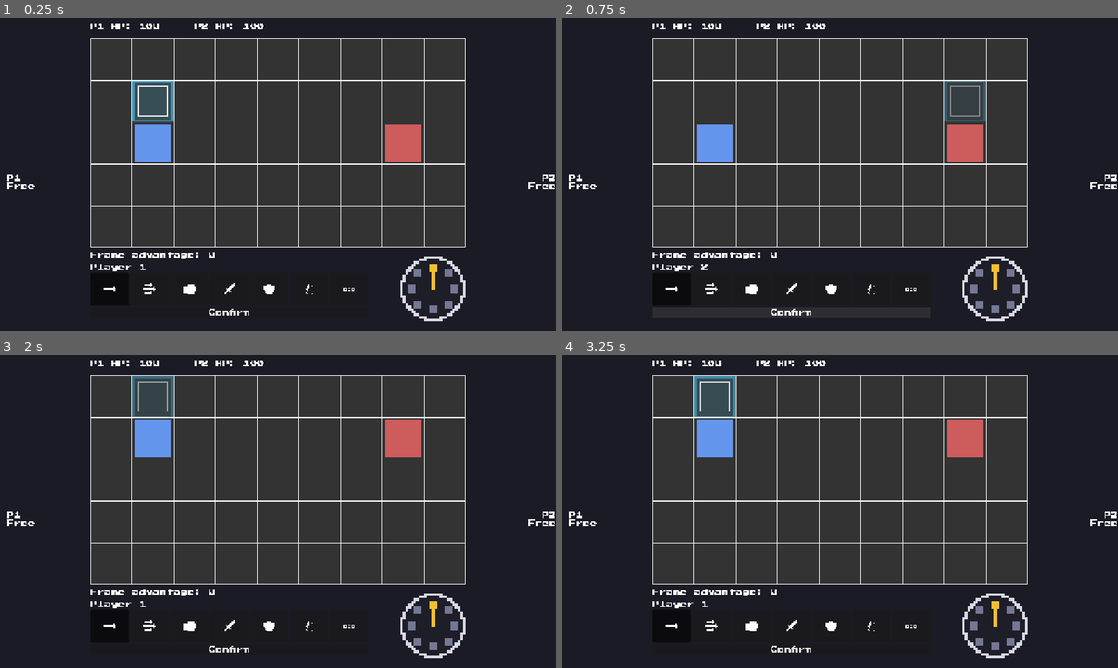
Above: before the commit, frames 1-4 (two rows, left to right).
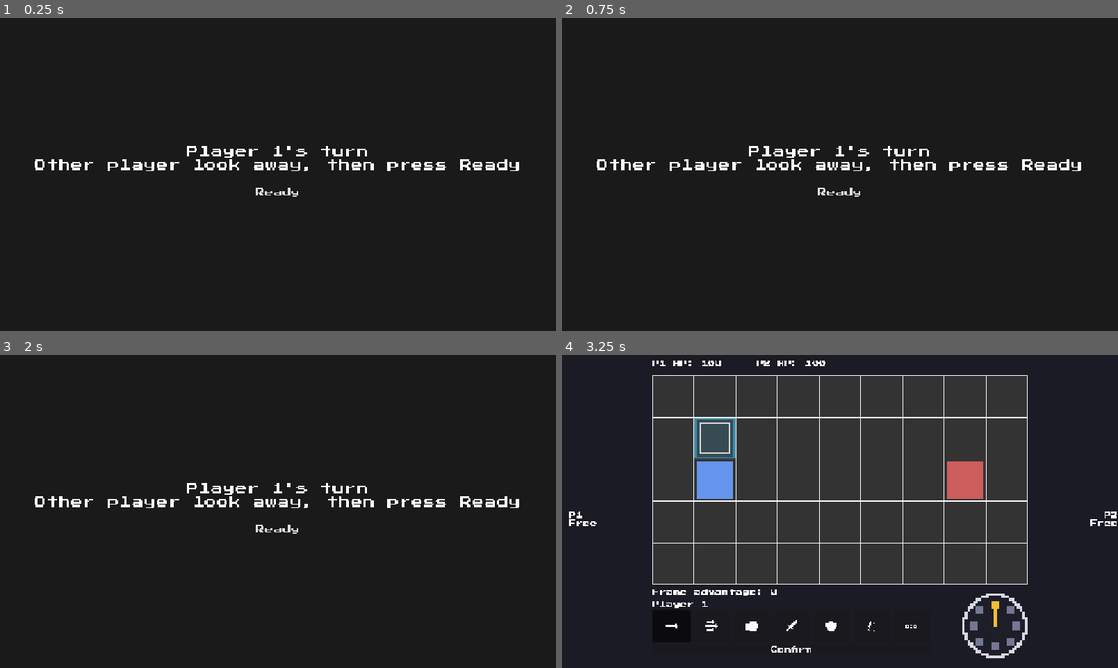
Above: after the commit, the same moments.

Repository: chunaa44/StrategyFighter
Game: Godot game, scene res://scenes/main.tscn
Two runs of this game, one before a commit and one after it. Both use one fixed random seed, a clock stepped at 60 frames per second and the inputs below.
Inputs (mouse positions are in pixels of both pictures, inside the frame that each line leads up to):
- Up to frame 1 (0.25 s): no input
- Up to frame 2 (0.75 s): click "Confirm" at 0.5 s
- Up to frame 3 (2 s): click "Confirm" at 1.25 s
- Up to frame 4 (3.25 s): click (840, 530) at 2 s, where only the run after the commit has a clickable "Ready"; click (673, 627) at 2.75 s

The runs differ from the first frame. In frame 1, 47% of the frame differs, in the area x 1-100%, y 1-97%; in frame 2, 47%; in frame 3, 47%; in frame 4, 4.3%.

Commit message:
Add ready screen between player picks.

Diff:
--- a/scenes/main.tscn
+++ b/scenes/main.tscn
@@ -113,6 +113,39 @@
 offset_bottom = 588.0
 script = ExtResource("12_0ld40")
 
+[node name="CoverLayer" type="CanvasLayer" parent="PickScreen" unique_id=2048916081]
+
+[node name="Cover" type="ColorRect" parent="PickScreen/CoverLayer" unique_id=425991208]
+anchors_preset = 15
+anchor_right = 1.0
+anchor_bottom = 1.0
+grow_horizontal = 2
+grow_vertical = 2
+color = Color(0.101960786, 0.101960786, 0.101960786, 1)
+
+[node name="CenterContainer" type="CenterContainer" parent="PickScreen/CoverLayer/Cover" unique_id=760359622]
+layout_mode = 1
+anchors_preset = 15
+anchor_right = 1.0
+anchor_bottom = 1.0
+grow_horizontal = 2
+grow_vertical = 2
+
+[node name="CoverBox" type="VBoxContainer" parent="PickScreen/CoverLayer/Cover/CenterContainer" unique_id=1512691671]
+layout_mode = 2
+theme_override_constants/separation = 24
+
+[node name="CoverLabel" type="Label" parent="PickScreen/CoverLayer/Cover/CenterContainer/CoverBox" unique_id=582933677]
+layout_mode = 2
+theme_override_font_sizes/font_size = 28
+horizontal_alignment = 1
+
+[node name="ReadyButton" type="Button" parent="PickScreen/CoverLayer/Cover/CenterContainer/CoverBox" unique_id=1258765449]
+custom_minimum_size = Vector2(150, 50)
+layout_mode = 2
+theme_override_font_sizes/font_size = 20
+text = "Ready"
+
 [node name="HpLabel" type="Label" parent="." unique_id=1225833372]
 offset_left = 208.0
 offset_top = 12.0
--- a/scripts/pick_screen.gd
+++ b/scripts/pick_screen.gd
@@ -14,6 +14,9 @@
 @onready var title_label = $Box/TitleLabel
 @onready var confirm_button = $Box/ConfirmButton
 @onready var wheel = $Wheel
+@onready var cover = $CoverLayer/Cover
+@onready var cover_label = $CoverLayer/Cover/CenterContainer/CoverBox/CoverLabel
+@onready var ready_button = $CoverLayer/Cover/CenterContainer/CoverBox/ReadyButton
 # every action button shares this group
 @onready var action_group = $Box/ActionRow/Move.button_group
 
@@ -23,6 +26,7 @@
 		button.tooltip_text = make_tooltip(str(button.name))
 
 	confirm_button.pressed.connect(on_confirm_pressed)
+	ready_button.pressed.connect(on_ready_pressed)
 	wheel.direction_changed.connect(emit_preview)
 	action_group.pressed.connect(on_action_pressed)
 
@@ -80,9 +84,13 @@
 		start_player_turn(2)
 
 
+# the cover goes up first so nothing of the previous pick is visible
 # the title never names the running action, the other player sits at the same screen
 func start_player_turn(player_number):
 	current_player = player_number
+	cover_label.text = "Player " + str(player_number) + "'s turn\nOther player look away, then press Ready"
+	cover.visible = true
+
 	var title = "Player " + str(player_number)
 	if running[player_number - 1] != "none":
 		title += "   Hold keeps current action"
@@ -90,8 +98,14 @@
 	reset_selection(player_number)
 
 
+func on_ready_pressed():
+	cover.visible = false
+
+
+# a CanvasLayer ignores the parent's visibility, so the cover is hidden here as well
 func finish_picks():
 	visible = false
+	cover.visible = false
 	preview_cleared.emit()
 	both_picked.emit(pick1, pick2)
 
